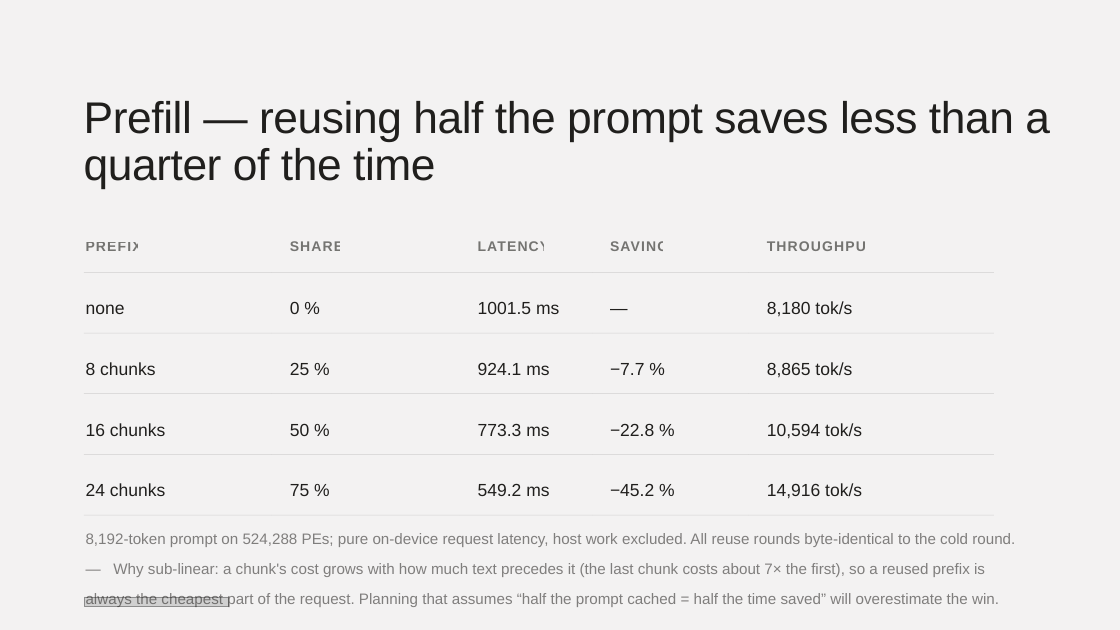
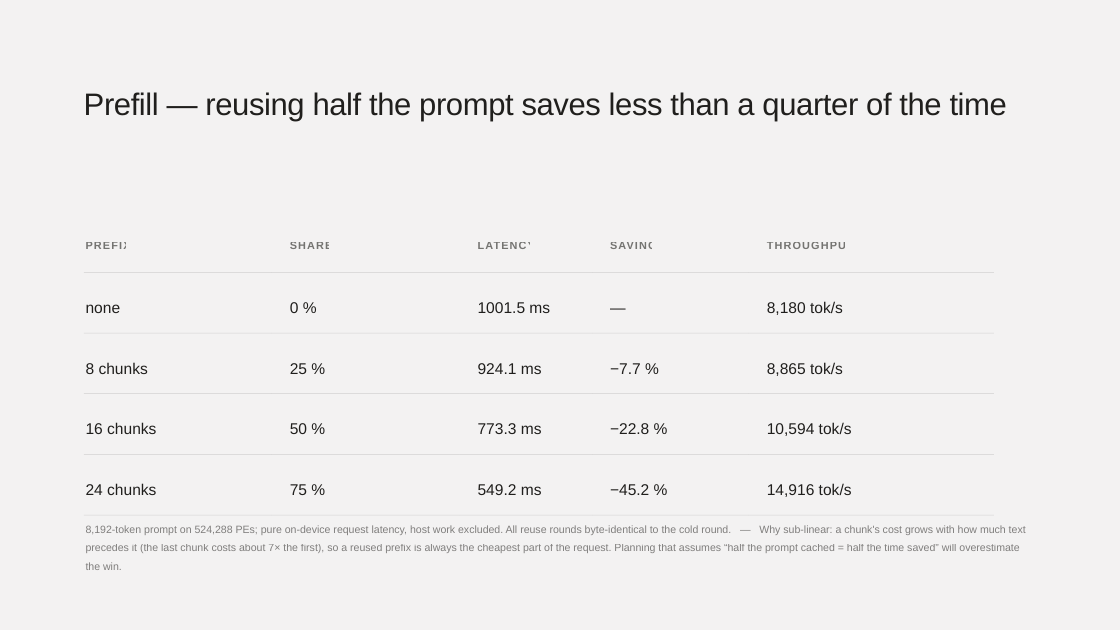
Before and after one commit to happyandslow/agent-memory, a slide deck: slide 7 of projects/WaferEngine-staging/meetings/2026-07-20.pptx (slide 6 before the commit). Drawn at 1120x630 pixels with LibreOffice and Linux fonts; fonts in the diff are those of the drawing; grey boxes stand for pictures. Boxes give left, top, right and bottom in pixels: in the first picture for what was removed or moved away, otherwise in the second. Text is boxed around its words. In the diff, an @@ line names an element or a change of style, - is before the commit and + after.

```diff
--- a/projects/WaferEngine-staging/meetings/2026-07-20.pptx
+++ b/projects/WaferEngine-staging/meetings/2026-07-20.pptx
@@ text "Prefill — reusing half the ..." at (84,92,1007,122): size 57 to 39.9 pt; line spacing 0.9 to 0.7 @@
@@ size 18 to 14 pt in 5 elements at (86,242,131,249), (290,242,333,249), (372,525,408,535), (609,237,738,250), (767,242,854,249) @@
@@ size 22.5 to 20 pt in 20 elements at (86,304,121,313), (290,302,299,313), (478,302,550,313), (767,301,843,315), (86,362,148,374), (290,363,307,374), (478,363,542,374), (610,363,641,374), (767,362,843,376), (86,422,156,434), (290,423,307,434), (478,423,542,434), (610,423,649,434), (767,422,852,436), (86,483,156,495), (290,484,307,495), (478,484,542,495), (610,484,649,495), (767,483,852,497), (609,297,738,311) @@
@@ text "8,192-token prompt on 524,288 PEs; ..." at (86,525,1026,570): size 19.5 to 13.6 pt; line spacing 1.68 to 1.48 @@
@@ picture removed at (84,597,228,606) @@
```
Also in this commit, not shown: 6 other slides changed, 6 slides added, 13 other files.
